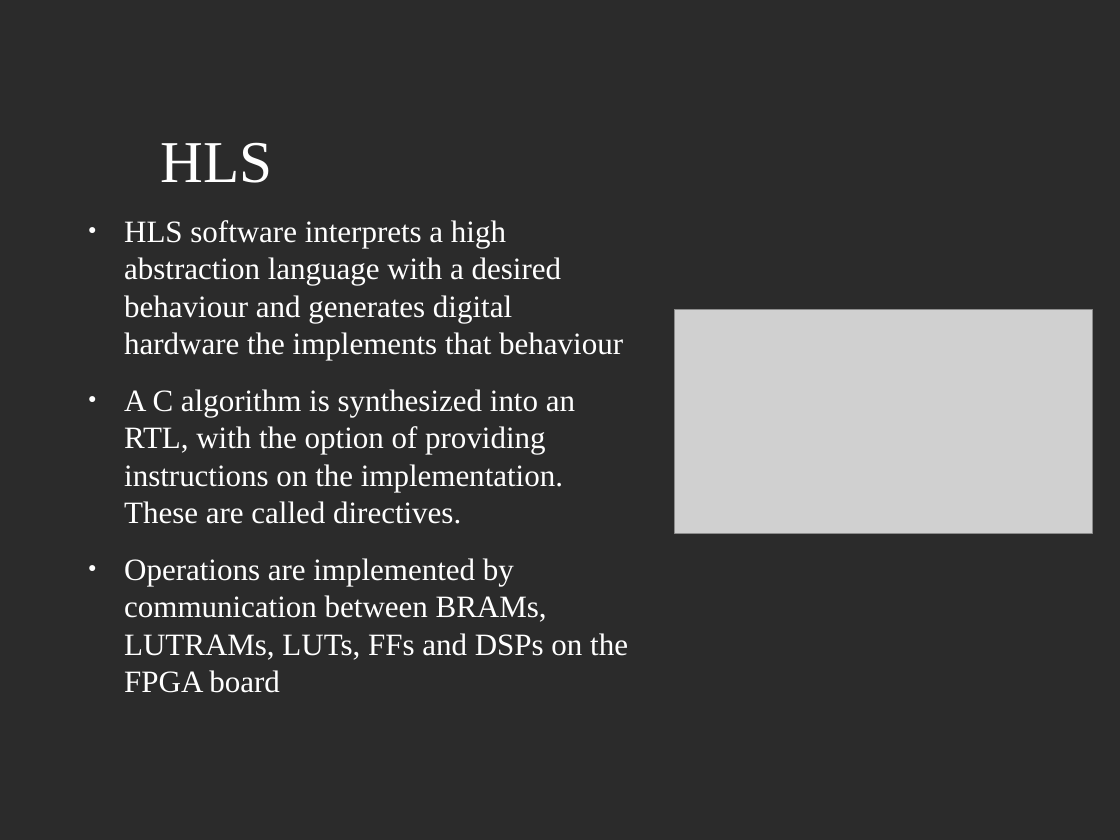
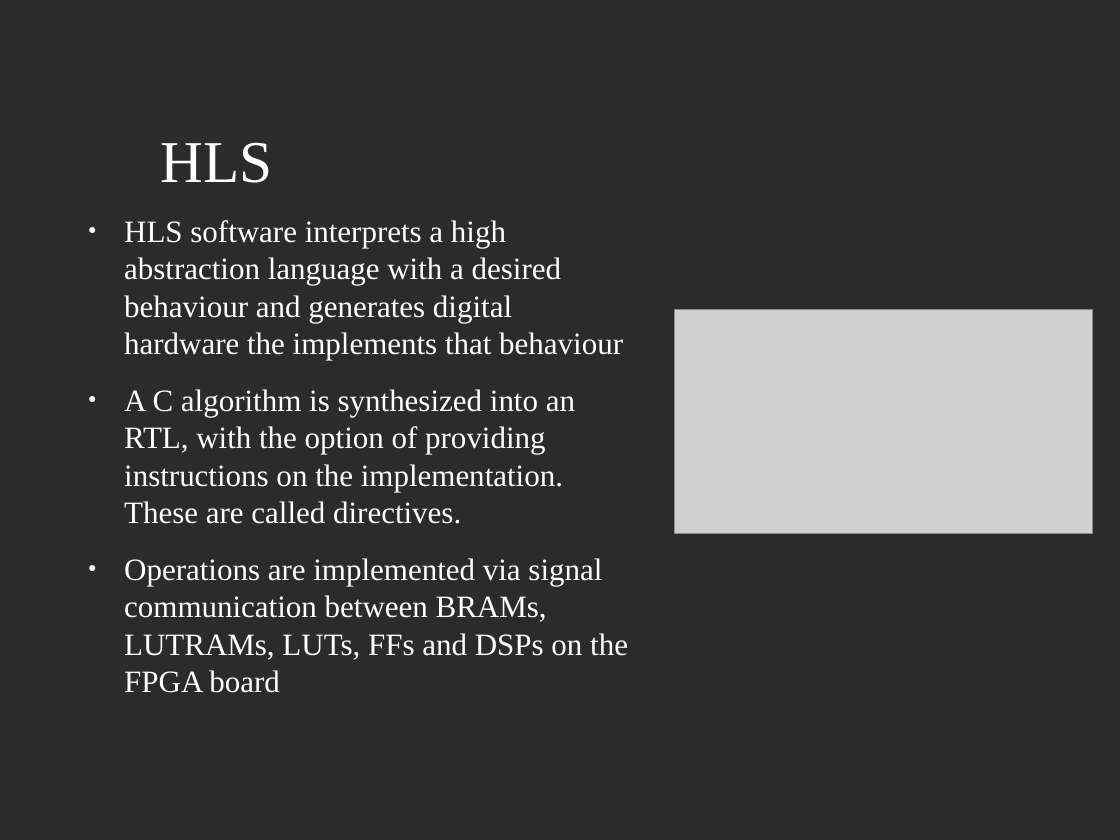
Before and after one commit to JoshCodesPhysics/dune_project, a slide deck: slide 8 of dune_notes/dune_pres/dune_project_pres.odp (slide 10 before the commit). Drawn at 1120x840 pixels with LibreOffice and Linux fonts; fonts in the diff are those of the drawing; grey boxes stand for pictures; background and template pictures are left out; a plain dark background stands for a picture behind light text. Boxes give left, top, right and bottom in pixels: in the first picture for what was removed or moved away, otherwise in the second. Text is boxed around its words. In the diff, an @@ line names an element or a change of style, - is before the commit and + after.

```diff
--- a/dune_notes/dune_pres/dune_project_pres.odp
+++ b/dune_notes/dune_pres/dune_project_pres.odp
@@ text at (124,558,628,693): text changed @@
-● Operations are implemented by communication between BRAMs, LUTRAMs, LUTs, FFs and DSPs on the FPGA board
+● Operations are implemented via signal communication between BRAMs, LUTRAMs, LUTs, FFs and DSPs on the FPGA board
```
Also in this commit, not shown: 3 other slides changed, 3 slides added, 6 slides removed, 1 other file.
